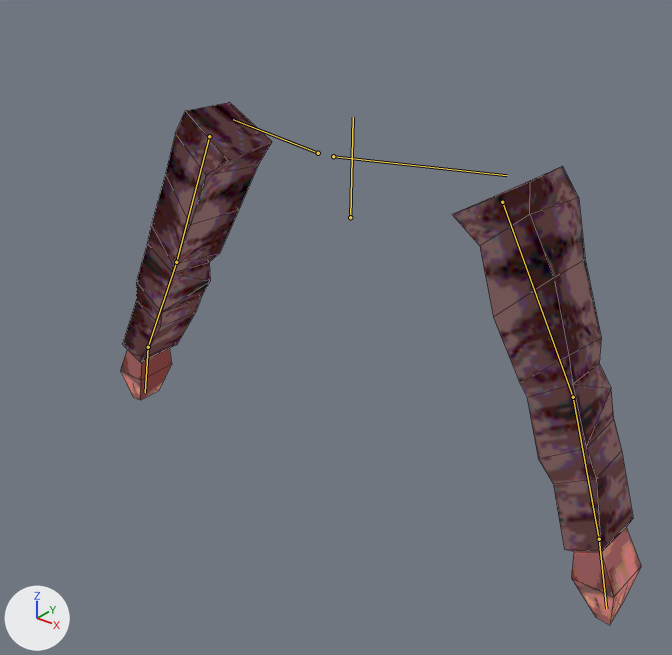
Renders of the Blender file meshes/entities/player_models/male_arms_model/male_arms_model.blend from each side of a commit.
Rendered twice from a 50 mm camera at (1.045, -1.345, 0.756) aimed at (0.096, -0.16, 0.021). The axes (+X, +Y, +Z) are drawn at lower left. The lights are the same throughout. The bones that bend it are drawn over the model as lines. Mesh edges are drawn as thin lines.
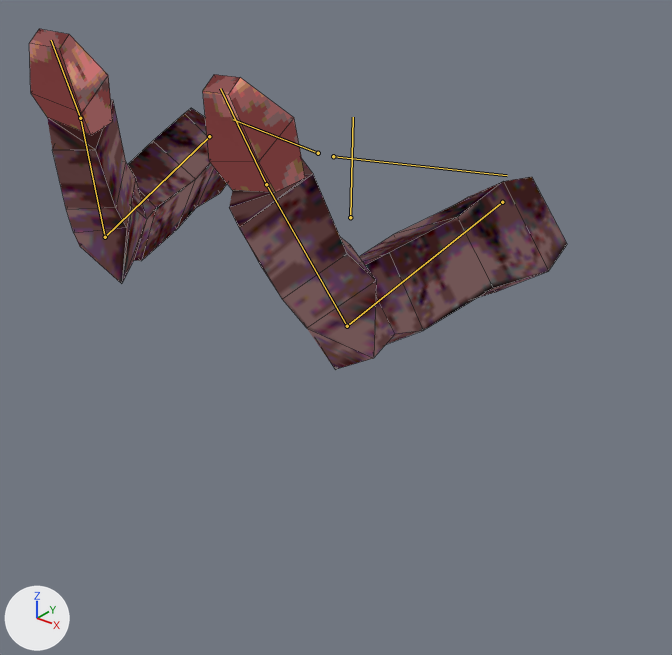
The newer file adds an action. The first version stands in its rest pose; the second is drawn at frame 50 of the action 'idle_look_at_hands'.

What changed in the scene script:
```text
Change bone_upper_arm_l:
    where bone_upper_arm_l = bpy.data.objects['metarig'].pose.bones['upper_arm.L']  # child of 'shoulder.L'
    bone_upper_arm_l.rotation_quaternion: (1.0, 0.0, 0.0, 0.0) -> (0.748, 0.635, 0.169, -0.093)  # degrees (0, 0, 0) -> degrees (82, 22, 5)
Change bone_lowerarm_l:
    where bone_lowerarm_l = bpy.data.objects['metarig'].pose.bones['lowerarm.L']  # child of 'upper_arm.L'
    bone_lowerarm_l.rotation_quaternion: (1.0, 0.0, 0.0, 0.0) -> (0.737, 0.621, -0.267, -0.006)  # degrees (0, 0, 0) -> degrees (85, -23, -22)
Change bone_hand_l:
    where bone_hand_l = bpy.data.objects['metarig'].pose.bones['hand.L']  # child of 'lowerarm.L'
    bone_hand_l.rotation_quaternion: (1.0, 0.0, 0.0, 0.0) -> (0.495, 0.14, 0.857, 0.025)  # degrees (0, 0, 0) -> degrees (-20, 123, -29)
Change bone_upper_arm_r:
    where bone_upper_arm_r = bpy.data.objects['metarig'].pose.bones['upper_arm.R']  # child of 'shoulder.R'
    bone_upper_arm_r.rotation_quaternion: (1.0, 0.0, 0.0, 0.0) -> (0.737, 0.65, -0.163, 0.085)  # degrees (0, 0, 0) -> degrees (84, -21, -5)
Change bone_lowerarm_r:
    where bone_lowerarm_r = bpy.data.objects['metarig'].pose.bones['lowerarm.R']  # child of 'upper_arm.R'
    bone_lowerarm_r.rotation_quaternion: (1.0, 0.0, 0.0, 0.0) -> (0.722, 0.647, 0.247, 0.009)  # degrees (0, 0, 0) -> degrees (87, 20, 21)
Change bone_hand_r:
    where bone_hand_r = bpy.data.objects['metarig'].pose.bones['hand.R']  # child of 'lowerarm.R'
    bone_hand_r.rotation_quaternion: (1.0, 0.0, 0.0, 0.0) -> (0.524, 0.109, -0.84, -0.088)  # degrees (0, 0, 0) -> degrees (-31, -121, 33)
```

Pixel boxes (x1, y1, x2, y2) of what changed, in the pictures (672 x 655 px):
'Cube.001', posed (35% shorter)
    before: (120, 102, 641, 625)
    after: (29, 29, 567, 370)
bone 'upper_arm.L', root to tip
    before: (502, 202) to (573, 397)
    after: (502, 202) to (347, 326)
bone 'lowerarm.L', root to tip
    before: (573, 397) to (599, 539)
    after: (347, 326) to (266, 184)
bone 'hand.L', root to tip
    before: (599, 539) to (606, 608)
    after: (266, 184) to (220, 88)
bone 'upper_arm.R', root to tip
    before: (209, 136) to (176, 262)
    after: (209, 136) to (105, 237)
bone 'lowerarm.R', root to tip
    before: (176, 262) to (148, 347)
    after: (105, 237) to (80, 118)
bone 'hand.R', root to tip
    before: (148, 347) to (145, 392)
    after: (80, 118) to (51, 40)
